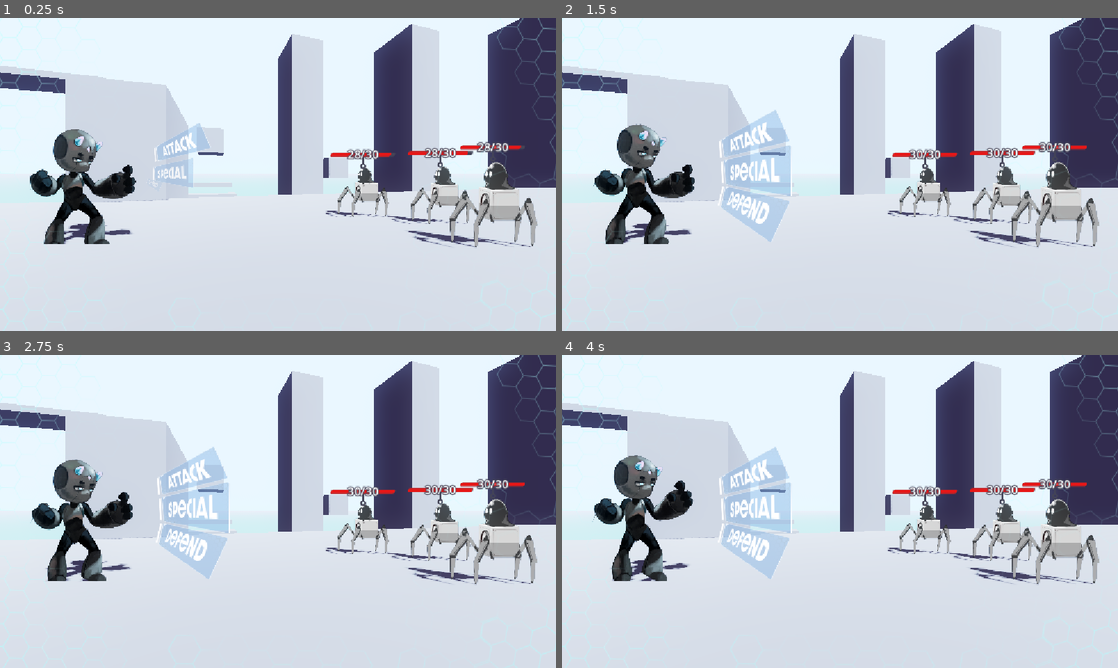
Above: before the commit, frames 1-4 (two rows, left to right).
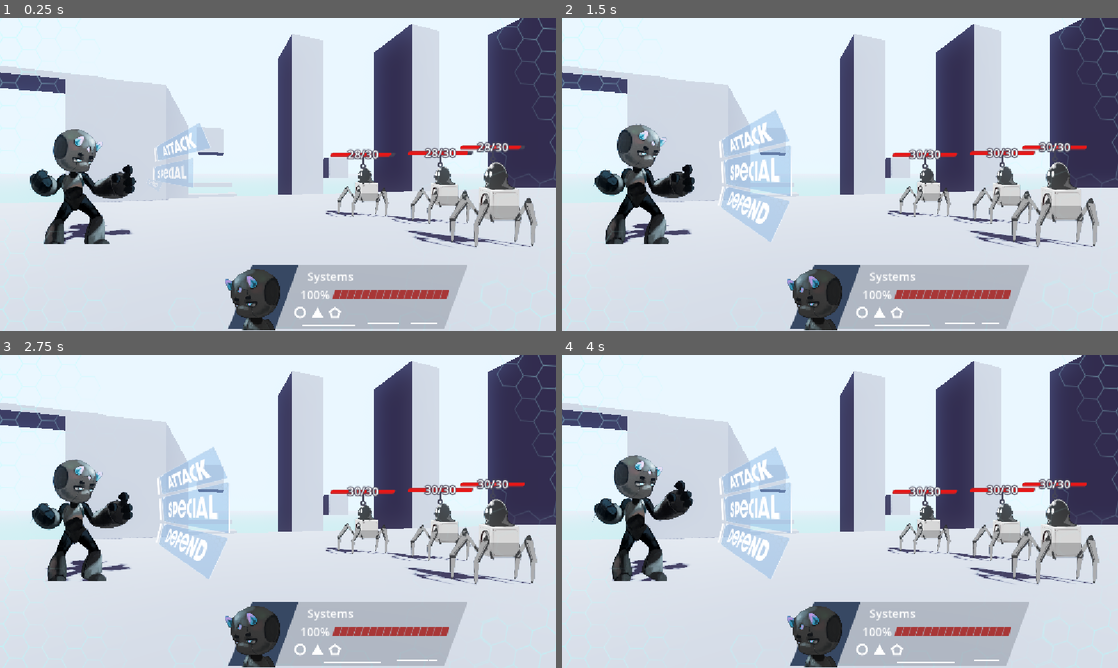
Above: after the commit, the same moments.

Repository: ProgrammerOnCoffee/operation-daemon
Game: Godot game, scene res://scenes/Test/node_2d.tscn
Two runs of this game, one before a commit and one after it. Both use one fixed random seed, a clock stepped at 60 frames per second and the inputs below. This scene is started directly instead of the project's main scene.
Inputs (mouse positions are in pixels of both pictures, inside the frame that each line leads up to):
- Up to frame 1 (0.25 s): no input
- Up to frame 2 (1.5 s): move the mouse to (962, 158) at 0.52 s; hold Right (select_right) 0.53-1.28 s; hold Space (qte_press) 0.53-1.28 s; click (962, 158) at 0.67 s; move the mouse to (728, 190) at 1.27 s; hold Left (select_left) from 1.28 s (still down); tap Space (qte_press) at 1.35 s
- Up to frame 3 (2.75 s): move the mouse to (333, 442) at 2.02 s; release Left (select_left) at 2.03 s; hold Right (select_right) from 2.03 s (still down); hold Space (qte_press) from 2.03 s (still down)
- Up to frame 4 (4 s): move the mouse to (812, 574) at 2.77 s; release Space (qte_press) at 2.78 s; tap Space (qte_press) at 2.85 s; click (812, 574) at 2.92 s; move the mouse to (1006, 558) at 3.52 s; release Right (select_right) at 3.53 s; hold Left (select_left) from 3.53 s (still down); hold Space (qte_press) from 3.53 s (still down)

The runs differ from the first frame. In frame 1, 8.0% of the frame differs, in the area x 40-84%, y 78-100%; in frame 2, 8.0%; in frame 3, 8.0%; in frame 4, 8.0%.

Commit message:
Implement player status UI

Diff:
--- a/scenes/combat_handler.tscn
+++ b/scenes/combat_handler.tscn
@@ -15,6 +15,12 @@
 [ext_resource type="Shader" uid="uid://juyl0gwble8l" path="res://resources/blur.gdshader" id="8_oebxs"]
 [ext_resource type="BitMap" uid="uid://ccunaudm0isso" path="res://assets/UI Elements/Defend_Bitmap.png" id="9_orqql"]
 [ext_resource type="Texture2D" uid="uid://p10h0jm4xtyn" path="res://assets/UI Elements/Ui_Overlay.png" id="15_oebxs"]
+[ext_resource type="Texture2D" uid="uid://247xtn3osolm" path="res://assets/UI Elements/Potrait BB.png" id="16_orqql"]
+[ext_resource type="Texture2D" uid="uid://c7m0brajvfisq" path="res://assets/Player/Player_Part images/Head.png" id="17_x5fwe"]
+[ext_resource type="Texture2D" uid="uid://bd7puovl4lhja" path="res://assets/UI Elements/Health Bar.png" id="18_87qa8"]
+[ext_resource type="Texture2D" uid="uid://xe5nvjxucmlj" path="res://assets/Player/Player_Part images/Torso.png" id="18_x5fwe"]
+[ext_resource type="Script" uid="uid://diod4v2lfnkx2" path="res://scripts/primitive_2d.gd" id="19_xv2y6"]
+[ext_resource type="Script" uid="uid://dmdytesnc0x4m" path="res://scripts/misc_lines.gd" id="21_2sghh"]
 
 [sub_resource type="ShaderMaterial" id="ShaderMaterial_kogqg"]
 shader = ExtResource("8_oebxs")
@@ -203,3 +209,172 @@
 texture = ExtResource("15_oebxs")
 expand_mode = 1
 stretch_mode = 6
+
+[node name="PlayerStatus" type="HBoxContainer" parent="." unique_id=881258054]
+anchors_preset = -1
+anchor_left = 0.41
+anchor_top = 1.0
+anchor_right = 0.41
+anchor_bottom = 1.0
+offset_bottom = -4.0
+grow_vertical = 0
+pivot_offset_ratio = Vector2(0.5, 1)
+
+[node name="TextureRect" type="TextureRect" parent="PlayerStatus" unique_id=1474477968]
+layout_mode = 2
+texture = ExtResource("16_orqql")
+
+[node name="NinePatchRect" type="NinePatchRect" parent="PlayerStatus/TextureRect" unique_id=723808921]
+self_modulate = Color(0.5, 0.5, 0.5, 0.2)
+show_behind_parent = true
+layout_mode = 1
+anchors_preset = -1
+anchor_left = 0.35
+anchor_right = 3.4
+anchor_bottom = 1.0
+offset_left = 3.0517578e-05
+offset_right = 3.0517578e-05
+grow_horizontal = 2
+grow_vertical = 2
+texture = ExtResource("16_orqql")
+patch_margin_left = 56
+patch_margin_right = 56
+
+[node name="Head" type="TextureRect" parent="PlayerStatus/TextureRect" unique_id=1389745011]
+clip_contents = true
+layout_mode = 1
+anchors_preset = -1
+anchor_left = -0.05
+anchor_top = 0.05
+anchor_right = 0.75
+anchor_bottom = 1.0
+texture = ExtResource("17_x5fwe")
+expand_mode = 1
+stretch_mode = 4
+flip_h = true
+
+[node name="Torso" type="TextureRect" parent="PlayerStatus/TextureRect/Head" unique_id=310927150]
+show_behind_parent = true
+layout_mode = 1
+anchors_preset = -1
+anchor_left = 0.3
+anchor_top = 0.65
+anchor_right = 1.5
+anchor_bottom = 1.75
+texture = ExtResource("18_x5fwe")
+expand_mode = 1
+stretch_mode = 4
+flip_h = true
+
+[node name="VBoxContainer" type="VBoxContainer" parent="PlayerStatus" unique_id=1445776991]
+layout_mode = 2
+size_flags_horizontal = 3
+alignment = 1
+
+[node name="Header" type="HBoxContainer" parent="PlayerStatus/VBoxContainer" unique_id=1860526329]
+layout_mode = 2
+
+[node name="Control" type="Control" parent="PlayerStatus/VBoxContainer/Header" unique_id=1230706996]
+custom_minimum_size = Vector2(11, 0)
+layout_mode = 2
+
+[node name="Label" type="Label" parent="PlayerStatus/VBoxContainer/Header" unique_id=1945296978]
+layout_mode = 2
+text = "Systems"
+
+[node name="Health" type="HBoxContainer" parent="PlayerStatus/VBoxContainer" unique_id=624039833]
+layout_mode = 2
+
+[node name="Label" type="Label" parent="PlayerStatus/VBoxContainer/Health" unique_id=2012085606]
+custom_minimum_size = Vector2(62, 0)
+layout_mode = 2
+text = "100%"
+
+[node name="TextureProgressBar" type="TextureProgressBar" parent="PlayerStatus/VBoxContainer/Health" unique_id=967594957]
+layout_mode = 2
+size_flags_horizontal = 3
+size_flags_vertical = 4
+step = 0.0
+value = 100.0
+texture_progress = ExtResource("18_87qa8")
+
+[node name="Effects" type="Control" parent="PlayerStatus/VBoxContainer" unique_id=1738924861]
+custom_minimum_size = Vector2(0, 32)
+layout_mode = 2
+
+[node name="HBoxContainer" type="HBoxContainer" parent="PlayerStatus/VBoxContainer/Effects" unique_id=811613526]
+layout_mode = 1
+anchors_preset = -1
+anchor_right = 1.0
+anchor_bottom = 1.0
+offset_left = -16.0
+grow_horizontal = 2
+grow_vertical = 2
+
+[node name="Control" type="Control" parent="PlayerStatus/VBoxContainer/Effects/HBoxContainer" unique_id=2064193911]
+custom_minimum_size = Vector2(32, 0)
+layout_mode = 2
+script = ExtResource("19_xv2y6")
+points = 1
+filled = false
+
+[node name="Control2" type="Control" parent="PlayerStatus/VBoxContainer/Effects/HBoxContainer" unique_id=1631770698]
+custom_minimum_size = Vector2(32, 0)
+layout_mode = 2
+script = ExtResource("19_xv2y6")
+
+[node name="Control3" type="Control" parent="PlayerStatus/VBoxContainer/Effects/HBoxContainer" unique_id=138646948]
+custom_minimum_size = Vector2(32, 0)
+layout_mode = 2
+script = ExtResource("19_xv2y6")
+points = 5
+filled = false
+
+[node name="Lines" type="Control" parent="PlayerStatus/VBoxContainer" unique_id=2070921127]
+custom_minimum_size = Vector2(0, 8)
+layout_mode = 2
+
+[node name="Control" type="Control" parent="PlayerStatus/VBoxContainer/Lines" unique_id=1059568707]
+clip_contents = true
+custom_minimum_size = Vector2(0, 4)
+layout_mode = 1
+anchor_left = -0.06
+anchor_right = 0.92
+grow_horizontal = 2
+script = ExtResource("21_2sghh")
+
+[node name="Control2" type="Control" parent="PlayerStatus/VBoxContainer/Lines" unique_id=306192896]
+clip_contents = true
+custom_minimum_size = Vector2(0, 4)
+layout_mode = 1
+anchor_left = -0.07
+anchor_top = 1.0
+anchor_right = 0.91
+anchor_bottom = 1.0
+grow_horizontal = 2
+grow_vertical = 0
+script = ExtResource("21_2sghh")
+
+[node name="Control3" type="Control" parent="PlayerStatus/VBoxContainer/Lines" unique_id=1282087835]
+clip_contents = true
+custom_minimum_size = Vector2(0, 4)
+layout_mode = 1
+anchor_left = -0.07
+anchor_top = 1.0
+anchor_right = 0.91
+anchor_bottom = 1.0
+grow_horizontal = 2
+grow_vertical = 0
+script = ExtResource("21_2sghh")
+
+[node name="Control4" type="Control" parent="PlayerStatus/VBoxContainer/Lines" unique_id=1271572793]
+clip_contents = true
+custom_minimum_size = Vector2(0, 4)
+layout_mode = 1
+anchor_left = -0.06
+anchor_right = 0.92
+offset_left = -2.4795532e-05
+offset_right = -3.0517578e-05
+offset_bottom = 4.0
+grow_horizontal = 2
+script = ExtResource("21_2sghh")
--- a/scripts/combat_handler.gd
+++ b/scripts/combat_handler.gd
@@ -206,6 +206,15 @@
 	return label
 
 
+## Updates the player's health bar.
+func update_player_health_bar() -> void:
+	# Update health bar and label
+	create_tween().set_ease(Tween.EASE_OUT).set_trans(Tween.TRANS_SINE).tween_method(func(h: int) -> void:
+		get_node(^"PlayerStatus/VBoxContainer/Health/TextureProgressBar").value = h
+		get_node(^"PlayerStatus/VBoxContainer/Health/Label").text = "%d%%" % h
+	, get_node(^"PlayerStatus/VBoxContainer/Health/TextureProgressBar").value, player.health, 0.3)
+
+
 ## Sets the text of a label in the stats list to [param x], formatting it according to the type of stat.
 func _set_stat_text(x: int, l: Label) -> void:
 	@warning_ignore("integer_division")
--- a/scripts/entity.gd
+++ b/scripts/entity.gd
@@ -43,6 +43,8 @@
 			# TODO add flashing/scaling tween to label when health is <=~10%
 
 		health = value
+		if self is Player:
+			combat_handler.update_player_health_bar()
 ## This [Entity]'s [Module]s.
 var modules: Array[Module]
 ## This [Entity]'s [Daemon]s.
--- /dev/null
+++ b/scripts/misc_lines.gd
@@ -0,0 +1,17 @@
+@tool
+extends Control
+
+var p: float = randf_range(-l * 3, 1.0)
+@onready var l: float = 0.3 - get_index() * 0.03
+@onready var s: float = 1.0 + get_index() * 0.2
+
+
+func _draw() -> void:
+	draw_line(Vector2(size.x * p, size.y / 2), Vector2(size.x * p + size.x * l, size.y / 2), Color.WHITE, 2.5, false)
+
+
+func _process(delta: float) -> void:
+	p += delta * s / 20
+	if p >= 1.0:
+		p = -randf_range(l, l * 3)
+	queue_redraw()
--- /dev/null
+++ b/scripts/primitive_2d.gd
@@ -0,0 +1,35 @@
+@tool
+class_name Primitive2D
+extends Control
+
+## The number of points in this primitive. Set to 1 for a circle.
+@export_range(1, 8) var points: int = 3:
+	set(value):
+		points = value
+		queue_redraw()
+## If [code]true[/code], the drawn polygon will be filled.
+@export var filled: bool = true:
+	set(value):
+		filled = value
+		queue_redraw()
+
+
+func _draw() -> void:
+	custom_minimum_size.x = size.y
+	## The distance that drawn primitives will be inset.
+	const I = 4
+	match points:
+		1:
+			draw_circle(size / 2, size.y / 2 - I * 1.5, Color.WHITE, filled, -1.0 if filled else size.y / 12, true)
+		2:
+			draw_line(Vector2(I * 2, size.y / 2), Vector2(size.x - I * 2, size.y / 2), Color.WHITE, size.y / 12, true)
+		_:
+			var polygon: PackedVector2Array
+			polygon.resize(points)
+			for i in points:
+				polygon[i] = Vector2.UP.rotated(TAU / points * i) * (size.y / 2 - I - size.y / 24) + size / 2 + Vector2.DOWN * (21.0 / pow(points - 0.75, 2) if points % 2 == 1 else 0.0)
+			if filled:
+				draw_colored_polygon(polygon, Color.WHITE)
+			# Draw polyline to antialias edges
+			polygon.append(polygon[0])
+			draw_polyline(polygon, Color.WHITE, size.y / 12, true)
Not shown, added: scripts/misc_lines.gd.uid
Not shown, added: scripts/primitive_2d.gd.uid
